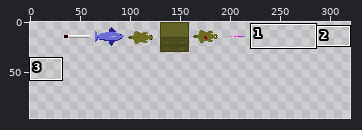
File history of a sprite sheet, src/images/sprites.png. Above: a wide view before the commit, with the close-up outlined.
Close-up. Before:
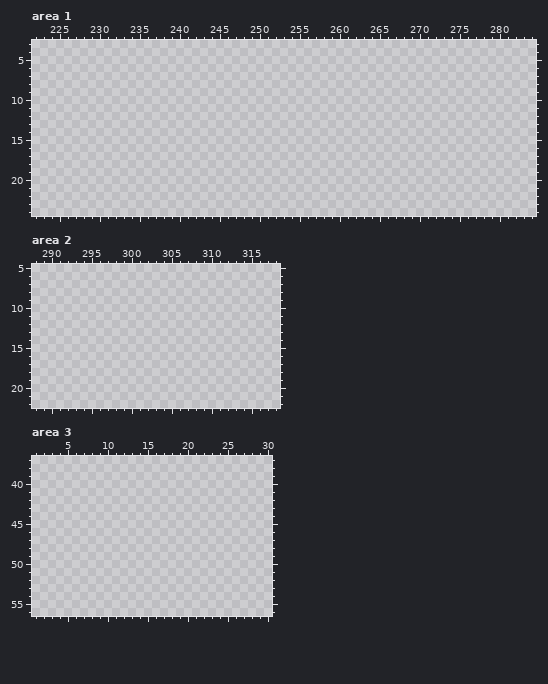
The file is 320x320 pixels. Colours within 5 levels of each other are drawn and written as one. Shown: area 1: x 222..284, y 3..24; area 2: x 288..318, y 5..22; area 3: x 1..30, y 37..56. The wide view leaves out empty margins. The commit also changed other parts of the picture, which this record leaves out.
Once edited:
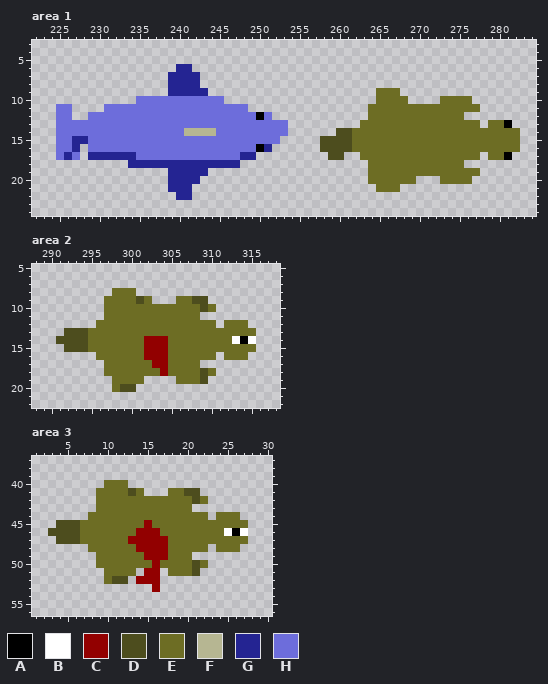
Palette (. is transparent): A #000000  B #ffffff  C #920000  D #4d4d1e  E #6d6d24  F #b6b692  G #242492  H #6d6ddb
Diff:
Changed rows in their new state; - is an unchanged pixel.
Area 1:
first column x 225:
 6 ---------------GG-----------------------------------------
 7 --------------GGGG----------------------------------------
 8 --------------GGGG----------------------------------------
 9 --------------GGGGG---------------------EEE---------------
10 ----------HHHHHHHHHHH-------------------EEEE----EEEE------
11 HH----HHHHHHHHHHHHHHHHHH---------------EEEEEEEEEEEEEE-----
12 HH--HHHHHHHHHHHHHHHHHHHHHAH------------EEEEEEEEEEEE-------
13 HHHHHHHHHHHHHHHHHHHHHHHHHHHHH---------EEEEEEEEEEEEEEE-EEA-
14 HHHHHHHHHHHHHHHHFFFFHHHHHHHHH------DDEEEEEEEEEEEEEEEEEEEEE
15 HHGGHHHHHHHHHHHHHHHHHHHHHHHH-----DDDDEEEEEEEEEEEEEEEEEEEEE
16 HHG-HHHHHHHHHHHHHHHHHHHHHAG------DDDDEEEEEEEEEEEEEEEEEEEEE
17 HGH-GGGGGGHHHHHHHHHHHHHGG---------DD--EEEEEEEEEEEEEEE-EEA-
18 ---------GGGGGGGGGGGGGG----------------EEEEEEEEEEEE-------
19 --------------GGGGG--------------------EEEEEEEEEEEEEE-----
20 --------------GGGG---------------------EEEEEE---EEEE------
21 --------------GGG-----------------------EEE---------------
22 ---------------GG-----------------------------------------
Area 2:
first column x 291:
 8 -------EEE---------------
 9 ------EEEEDE---EEDD------
10 ------EEEEEEEEEEEEDE-----
11 ------EEEEEEEEEEEE-------
12 -----EEEEEEEEEEEEEEE-EEE-
13 -DDDEEEEEEEEEEEEEEEEEEEEE
14 DDDDEEEEEEECCCEEEEEEEEBAB
15 -DDDEEEEEEECCCEEEEEEEEEEE
16 -----EEEEEECCCEEEEEE-EEE-
17 ------EEEEEECCEEEE-------
18 ------EEEEEEECEEEEDE-----
19 -------EEEE----EEED------
20 -------EDD---------------
Area 3:
first column x 3:
40 -------EEE---------------
41 ------EEEEDE---EEDD------
42 ------EEEEEEEEEEEEDE-----
43 ------EEEEEEEEEEEE-------
44 -----EEEEEEEEEEEEEEE-EEE-
45 -DDDEEEEEEEECEEEEEEEEEEEE
46 DDDDEEEEEEECCCEEEEEEEEBAB
47 -DDDEEEEEECCCCCEEEEEEEEEE
48 -----EEEEEECCCCEEEEE-EEE-
49 ------EEEEEECCCEEE-------
50 ------EEEEEEECEEEEDE-----
51 -------EEEE-CC-EEED------
52 -------EDD-CCC-----------
53 -------------C-----------
